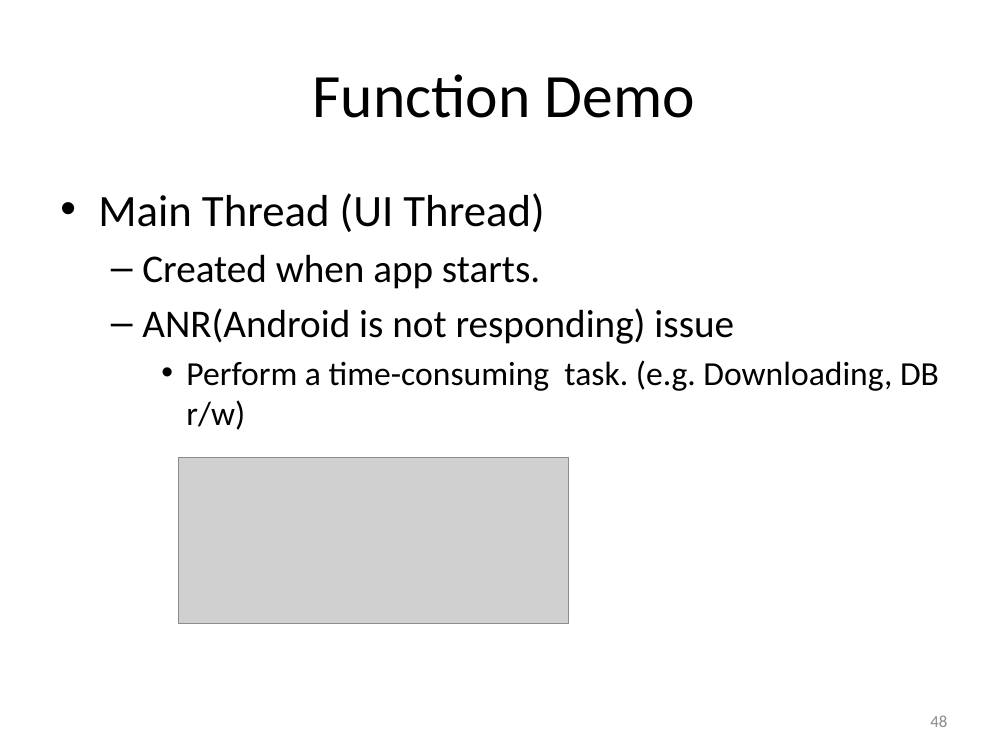
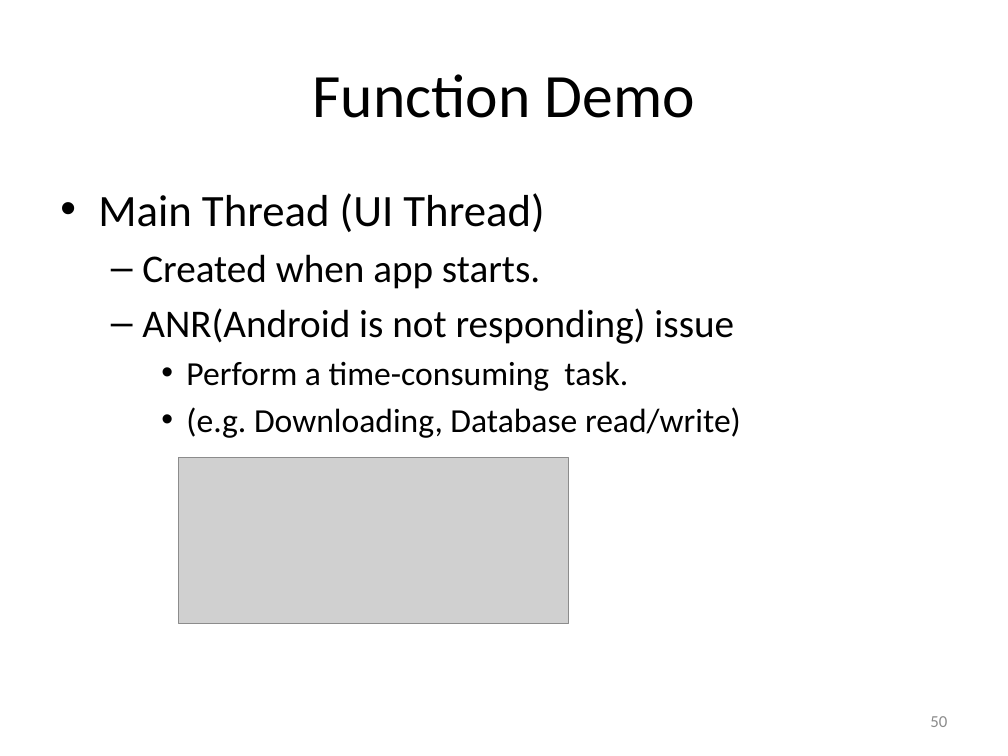
Before and after one commit to hs9021401/FIT_Android, a slide deck: slide 50 of The introduction of Android.pptx (slide 48 before the commit). Drawn at 1008x756 pixels with LibreOffice and Linux fonts; fonts in the diff are those of the drawing; grey boxes stand for pictures. Boxes give left, top, right and bottom in pixels: in the first picture for what was removed or moved away, otherwise in the second. Text is boxed around its words. In the diff, an @@ line names an element or a change of style, - is before the commit and + after.

```diff
--- a/The introduction of Android.pptx
+++ b/The introduction of Android.pptx
@@ text at (186,361,741,438): text changed @@
-    • Perform a time-consuming task. (e.g. Downloading, DB r/w)
+    • Perform a time-consuming task.
+    • (e.g. Downloading, Database read/write)
@@ page number at (930,716,947,727): text changed @@
-48
+50
```
Also in this commit, not shown: 7 other slides changed, 2 slides added.
